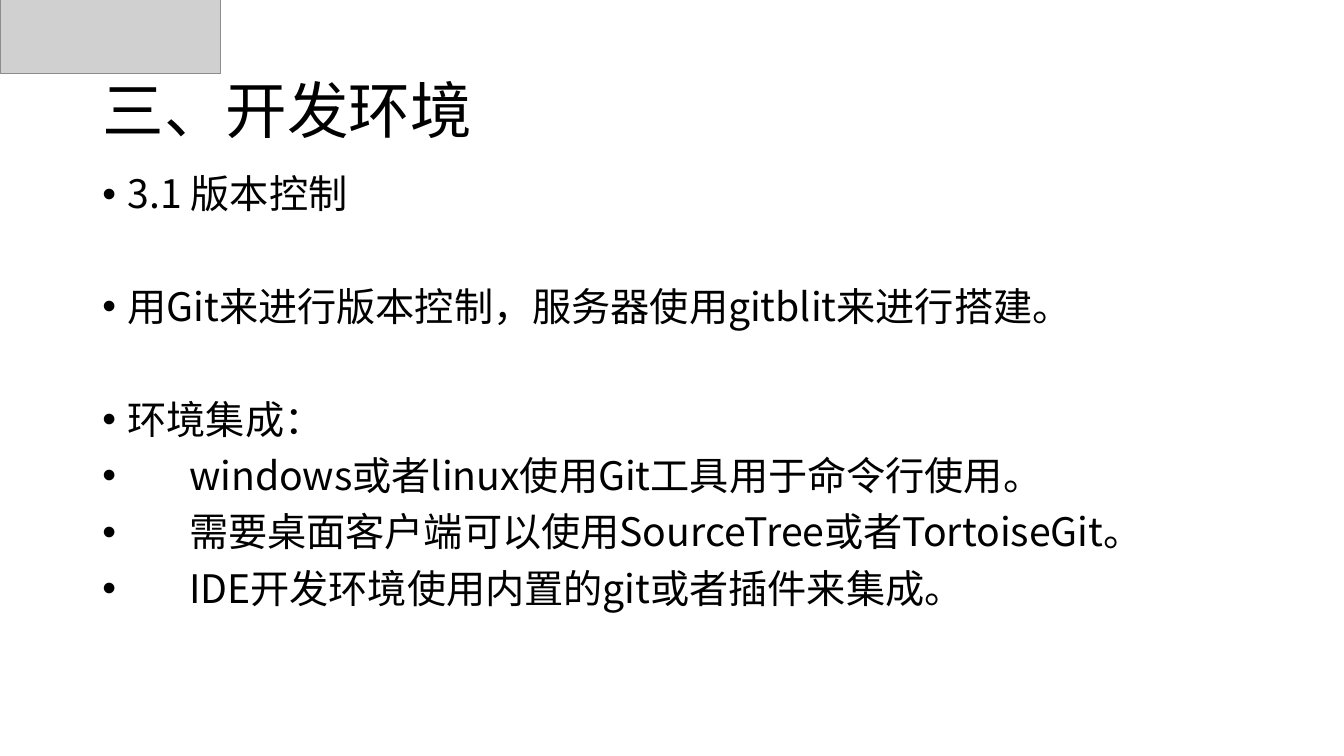
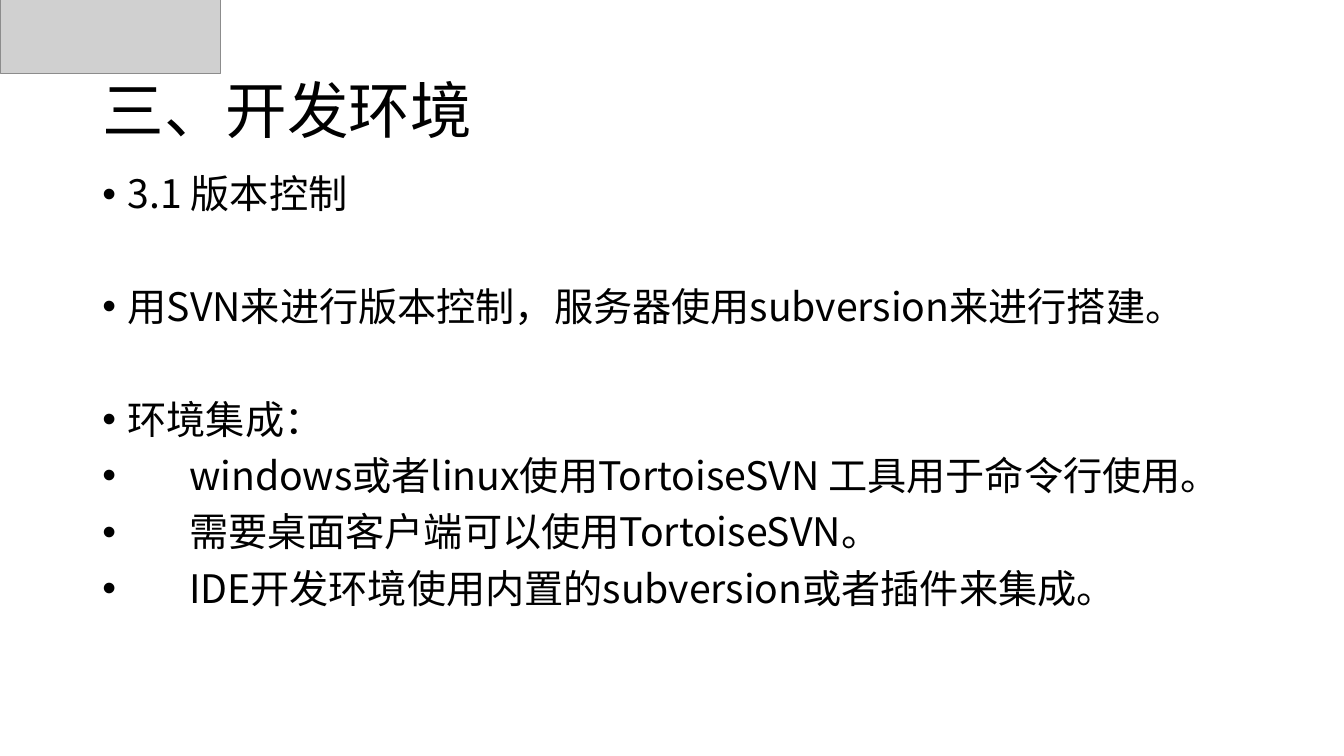
Before and after one commit to guishijin/alphastarTeam, a slide deck: slide 8 of 部门建设.pptx. Drawn at 1344x756 pixels with LibreOffice and Linux fonts; fonts in the diff are those of the drawing; grey boxes stand for pictures; background and template pictures are left out. Boxes give left, top, right and bottom in pixels: in the first picture for what was removed or moved away, otherwise in the second. Text is boxed around its words. In the diff, an @@ line names an element or a change of style, - is before the commit and + after.

```diff
--- a/部门建设.pptx
+++ b/部门建设.pptx
@@ text at [128,288,1185,325]: text changed @@
-• 用Git来进行版本控制，服务器使用gitblit来进行搭建。
+• 用SVN来进行版本控制，服务器使用subversion来进行搭建。
@@ text at [189,457,1219,607]: text changed @@
-• windows或者linux使用Git工具用于命令行使用。
-• 需要桌面客户端可以使用SourceTree或者TortoiseGit。
-• IDE开发环境使用内置的git或者插件来集成。
+• windows或者linux使用TortoiseSVN 工具用于命令行使用。
+• 需要桌面客户端可以使用TortoiseSVN。
+• IDE开发环境使用内置的subversion或者插件来集成。
```
Also in this commit, not shown: 2 other slides changed, 3 other files.
